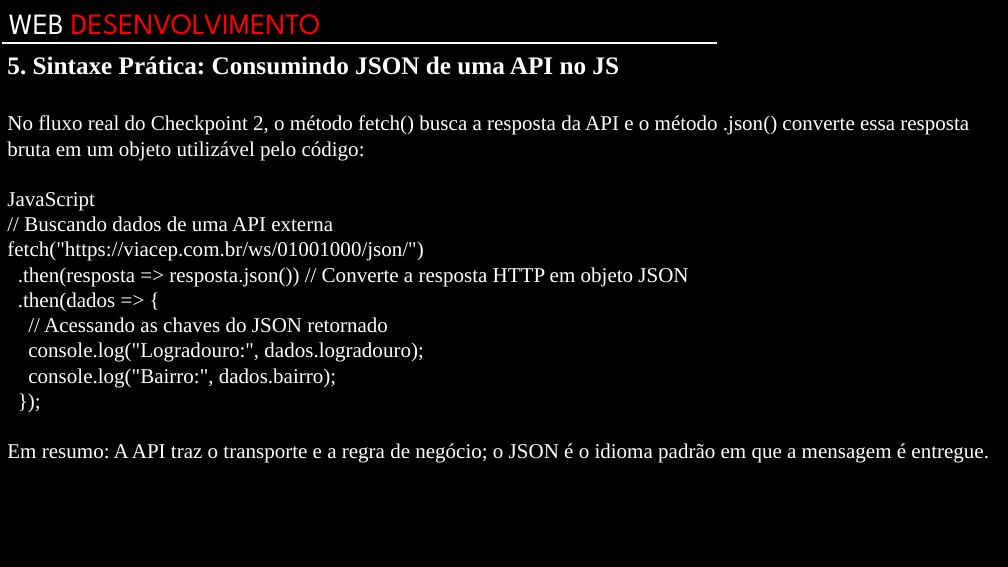
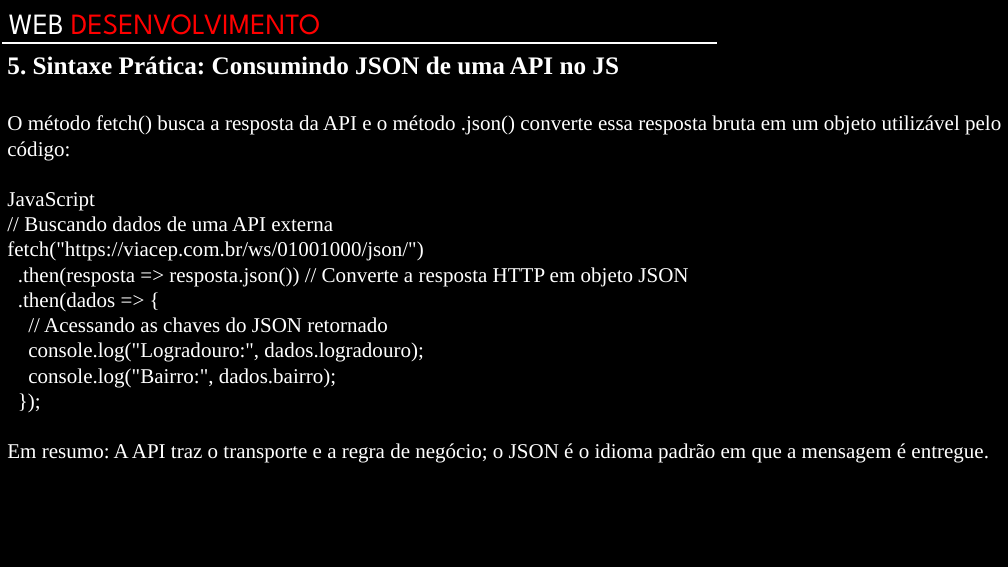
Before and after one commit to antoniocruzfiap-spec/1ESSRA, a slide deck: slide 9 of 10092026/Apresentação principal.pptx. Drawn at 1008x567 pixels with LibreOffice and Linux fonts; fonts in the diff are those of the drawing; background and template pictures are left out. Boxes give left, top, right and bottom in pixels: in the first picture for what was removed or moved away, otherwise in the second. Text is boxed around its words. In the diff, an @@ line names an element or a change of style, - is before the commit and + after.

```diff
--- a/10092026/Apresentação principal.pptx
+++ b/10092026/Apresentação principal.pptx
@@ text at <box>7,115,1001,160</box>: text changed @@
-No fluxo real do Checkpoint 2, o método fetch() busca a resposta da API e o método .json() converte essa resposta bruta em um objeto utilizável pelo código:
+O método fetch() busca a resposta da API e o método .json() converte essa resposta bruta em um objeto utilizável pelo código:
```
Also in this commit, not shown: 3 other slides changed.
